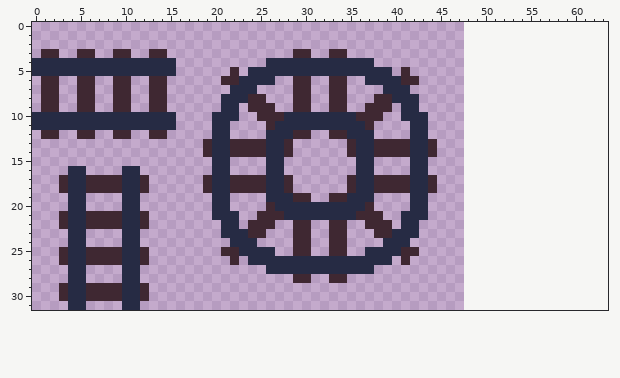
File history of a pixel-art sprite, Tilemap/RailAtlas.png. The first picture shows the starting point.
The file is 48x32 pixels. The old version is drawn lined up with the new one, on the new canvas.
After the commit:
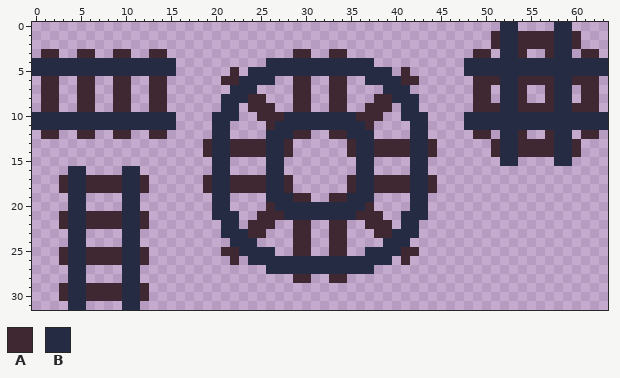
Palette (. is transparent): A #3f2832  B #262b44
Change:
canvas 48x32 -> 64x32
Changed rows in their new state; - is an unchanged pixel.
first column x 48:
 0 ----BB----BB----
 1 ---ABBAAAABBA---
 2 ---ABBAAAABBA---
 3 -AA-BBA--ABB-AA-
 4 BBBBBBBBBBBBBBBB
 5 BBBBBBBBBBBBBBBB
 6 -AAABBAAAABBAAA-
 7 -AA-BBA--ABB-AA-
 8 -AA-BBA--ABB-AA-
 9 -AAABBAAAABBAAA-
10 BBBBBBBBBBBBBBBB
11 BBBBBBBBBBBBBBBB
12 -AA-BBA--ABB-AA-
13 ---ABBAAAABBA---
14 ---ABBAAAABBA---
15 ----BB----BB----
Pixel boxes of the changes (left, top, right, bottom) in both pictures:
added: (464, 22, 608, 166)
